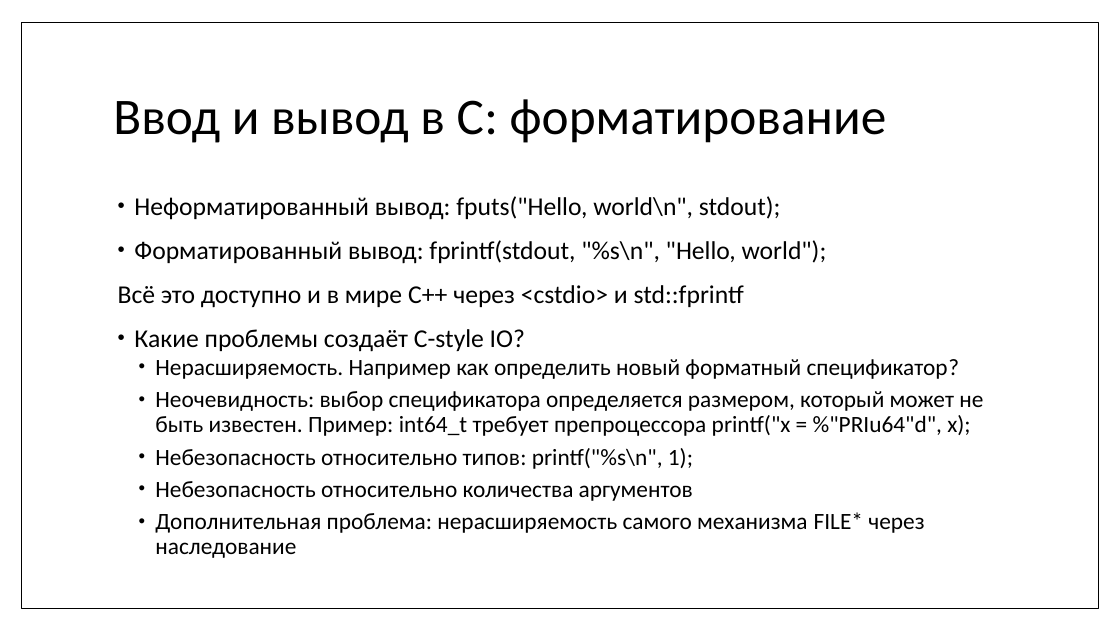
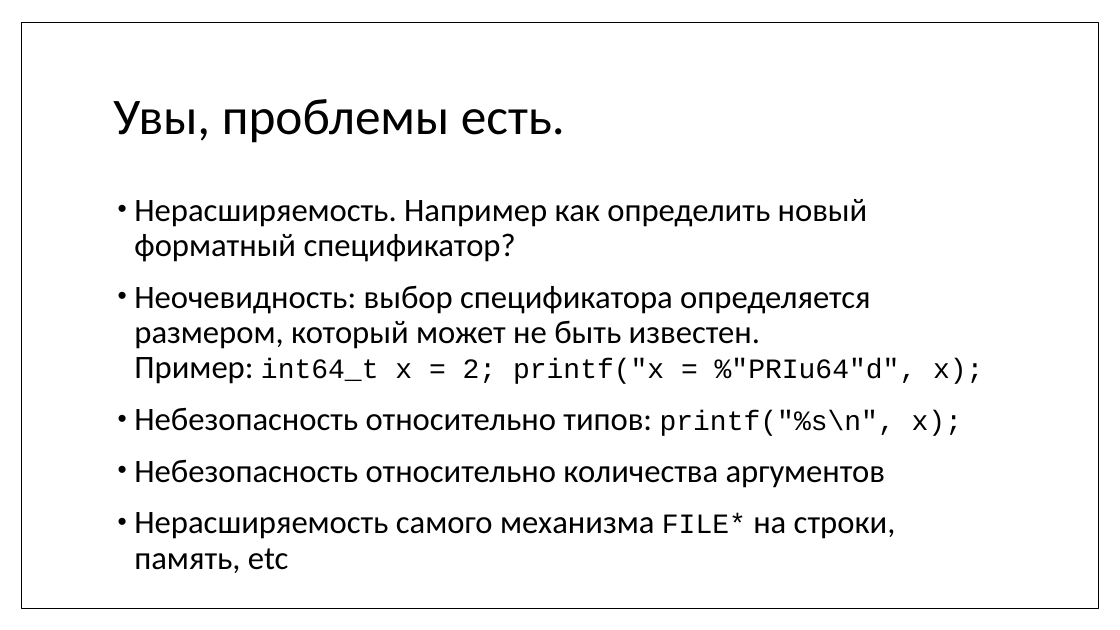
Before and after one commit to MIPT-ILab/cpp-lects-rus, a slide deck: slide 9 of slides/lec2-5-iostreams-locales.pptx (slide 8 before the commit). Drawn at 1120x630 pixels with LibreOffice and Linux fonts; fonts in the diff are those of the drawing. Boxes give left, top, right and bottom in pixels: in the first picture for what was removed or moved away, otherwise in the second. Text is boxed around its words. In the diff, an @@ line names an element or a change of style, - is before the commit and + after.

```diff
--- a/slides/lec2-5-iostreams-locales.pptx
+++ b/slides/lec2-5-iostreams-locales.pptx
@@ title at box(113, 99, 565, 143): text changed @@
-Ввод и вывод в С: форматирование
+Увы, проблемы есть.
@@ text at box(118, 196, 827, 352): paragraphs removed @@
-• Неформатированный вывод: fputs("Hello, world\n", stdout);
-• Форматированный вывод: fprintf(stdout, "%s\n", "Hello, world");
-Всё это доступно и в мире C++ через <cstdio> и std::fprintf
-• Какие проблемы создаёт C-style IO?
@@ text at box(134, 199, 885, 488): size 20 to 28 pt in "Нерасширяемость. Например как определить новый форматный спе ...", "Небезопасность относительно количества аргументов"; list level 2 to 1 in "Нерасширяемость. Например как определить новый ..."; list level 2 to 1 in "Небезопасность относительно количества аргументов" @@
@@ text at box(134, 285, 983, 436): text changed; size 20 to 28 pt @@
-  • Неочевидность: выбор спецификатора определяется размером, который может не быть известен. Пример: int64_t требует препроцессора printf("x = %"PRIu64"d", x);
-  • Небезопасность относительно типов: printf("%s\n", 1);
+• Неочевидность: выбор спецификатора определяется размером, который может не быть известен.
+  Пример: int64_t x = 2; printf("x = %"PRIu64"d", x);
+• Небезопасность относительно типов: printf("%s\n", x);
@@ text at box(134, 512, 896, 573): text changed; size 20 to 28 pt @@
-  • Дополнительная проблема: нерасширяемость самого механизма FILE* через наследование
+• Нерасширяемость самого механизма FILE* на строки, память, etc
```
Also in this commit, not shown: 15 other slides changed, 44 slides added, 1 slide removed, 1 other file.
